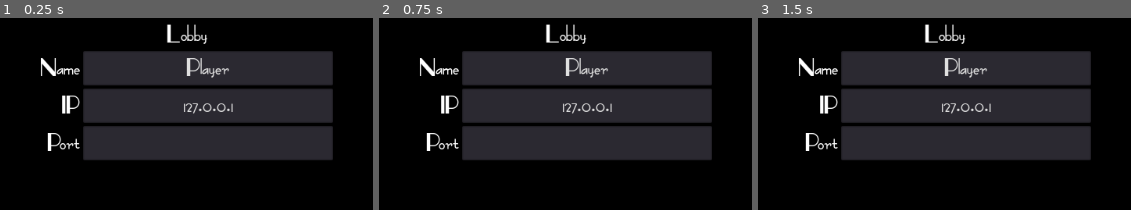
Above: before the commit, frames 1-3 (left to right).
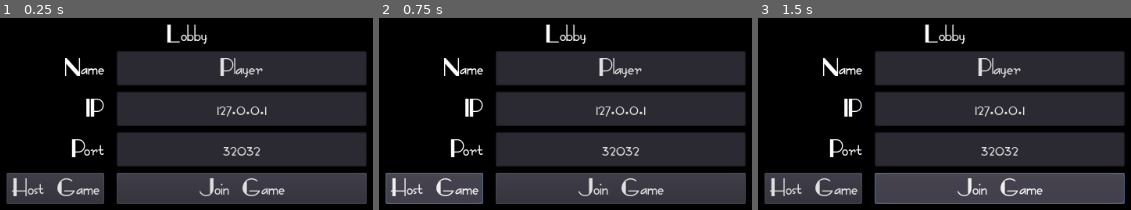
Above: after the commit, the same moments.

Repository: untmdsprt/GodotGetaway
Game: Godot game, scene res://Lobby/Lobby.tscn
Same seed, same stepped clock (60 frames per second), same inputs: the game is played once before the commit and once after it.
Inputs (mouse positions are in pixels of both pictures, inside the frame that each line leads up to):
- Up to frame 1 (0.25 s): no input
- Up to frame 2 (0.75 s): click (434, 188) at 0.5 s, where only the run after the commit has a clickable "Host Game"
- Up to frame 3 (1.5 s): click (1000, 188) at 1.25 s, where only the run after the commit has a clickable "Join Game"

The runs differ from the first frame. In frame 1, 33% of the frame differs, in the area x 1-99%, y 17-97%; in frame 2, 33%; in frame 3, 33%.

Commit message:
S2L6 - Preparing a Multiplayer Lobby

Diff:
--- a/Lobby/Lobby.tscn
+++ b/Lobby/Lobby.tscn
@@ -1,18 +1,12 @@
-[gd_scene load_steps=4 format=2]
+[gd_scene load_steps=3 format=2]
 
-[ext_resource path="res://Fonts/FashionVictim.ttf" type="DynamicFontData" id=1]
-
-[sub_resource type="DynamicFont" id=1]
-size = 32
-font_data = ExtResource( 1 )
-
-[sub_resource type="Theme" id=2]
-default_font = SubResource( 1 )
+[ext_resource path="res://GUI/default.theme" type="Theme" id=1]
+[ext_resource path="res://Lobby/WaitingRoom.tscn" type="PackedScene" id=2]
 
 [node name="Lobby" type="Control"]
 anchor_right = 1.0
 anchor_bottom = 1.0
-theme = SubResource( 2 )
+theme = ExtResource( 1 )
 
 [node name="ColorRect" type="ColorRect" parent="."]
 anchor_right = 1.0
@@ -33,56 +27,75 @@
 [node name="CenterContainer" type="CenterContainer" parent="VBoxContainer"]
 margin_top = 38.0
 margin_right = 1024.0
-margin_bottom = 178.0
+margin_bottom = 234.0
 
 [node name="GridContainer" type="GridContainer" parent="VBoxContainer/CenterContainer"]
-margin_left = 324.0
-margin_right = 699.0
-margin_bottom = 140.0
+margin_left = 281.0
+margin_right = 742.0
+margin_bottom = 196.0
+custom_constants/vseparation = 8
+custom_constants/hseparation = 16
 columns = 2
 
 [node name="NameLabel" type="Label" parent="VBoxContainer/CenterContainer/GridContainer"]
 margin_top = 5.0
-margin_right = 51.0
+margin_right = 125.0
 margin_bottom = 39.0
 text = "Name"
 align = 2
 
 [node name="NameTextBox" type="LineEdit" parent="VBoxContainer/CenterContainer/GridContainer"]
-margin_left = 55.0
-margin_right = 375.0
+margin_left = 141.0
+margin_right = 461.0
 margin_bottom = 44.0
 rect_min_size = Vector2( 320, 0 )
 text = "Player"
 align = 1
 
 [node name="IPLabel" type="Label" parent="VBoxContainer/CenterContainer/GridContainer"]
-margin_top = 53.0
-margin_right = 51.0
-margin_bottom = 87.0
+margin_top = 57.0
+margin_right = 125.0
+margin_bottom = 91.0
 text = "IP"
 align = 2
 
 [node name="IPTextbox" type="LineEdit" parent="VBoxContainer/CenterContainer/GridContainer"]
-margin_left = 55.0
-margin_top = 48.0
-margin_right = 375.0
-margin_bottom = 92.0
+margin_left = 141.0
+margin_top = 52.0
+margin_right = 461.0
+margin_bottom = 96.0
 rect_min_size = Vector2( 320, 0 )
 text = "127.0.0.1"
 align = 1
 
 [node name="PortLabel" type="Label" parent="VBoxContainer/CenterContainer/GridContainer"]
-margin_top = 101.0
-margin_right = 51.0
-margin_bottom = 135.0
+margin_top = 109.0
+margin_right = 125.0
+margin_bottom = 143.0
 text = "Port"
 align = 2
 
 [node name="PortTextbox" type="LineEdit" parent="VBoxContainer/CenterContainer/GridContainer"]
-margin_left = 55.0
-margin_top = 96.0
-margin_right = 375.0
-margin_bottom = 140.0
+margin_left = 141.0
+margin_top = 104.0
+margin_right = 461.0
+margin_bottom = 148.0
 rect_min_size = Vector2( 320, 0 )
+text = "32032"
 align = 1
+
+[node name="HostButton" type="Button" parent="VBoxContainer/CenterContainer/GridContainer"]
+margin_top = 156.0
+margin_right = 125.0
+margin_bottom = 196.0
+text = "Host Game"
+
+[node name="JoinButton" type="Button" parent="VBoxContainer/CenterContainer/GridContainer"]
+margin_left = 141.0
+margin_top = 156.0
+margin_right = 461.0
+margin_bottom = 196.0
+text = "Join Game"
+
+[node name="WaitingRoom" parent="." instance=ExtResource( 2 )]
+visible = false
--- /dev/null
+++ b/Lobby/WaitingRoom.tscn
@@ -0,0 +1,34 @@
+[gd_scene format=2]
+
+[node name="WaitingRoom" type="Popup"]
+visible = true
+anchor_right = 1.0
+anchor_bottom = 1.0
+
+[node name="ColorRect" type="ColorRect" parent="."]
+anchor_right = 1.0
+anchor_bottom = 1.0
+color = Color( 0, 0, 0, 1 )
+
+[node name="VBoxContainer" type="VBoxContainer" parent="."]
+anchor_right = 1.0
+anchor_bottom = 1.0
+
+[node name="Label" type="Label" parent="VBoxContainer"]
+margin_right = 1024.0
+margin_bottom = 14.0
+text = "Waiting Room"
+align = 1
+
+[node name="CenterContainer" type="CenterContainer" parent="VBoxContainer"]
+margin_top = 18.0
+margin_right = 1024.0
+margin_bottom = 63.0
+
+[node name="ItemList" type="ItemList" parent="VBoxContainer/CenterContainer"]
+margin_left = 352.0
+margin_right = 672.0
+margin_bottom = 45.0
+rect_min_size = Vector2( 320, 0 )
+items = [ "Player 1", null, false, "Player 2", null, false ]
+auto_height = true
Binary file added: GUI/default.theme
Not shown, changed: README.md
Not shown, added: godotgetaway.code-workspace
